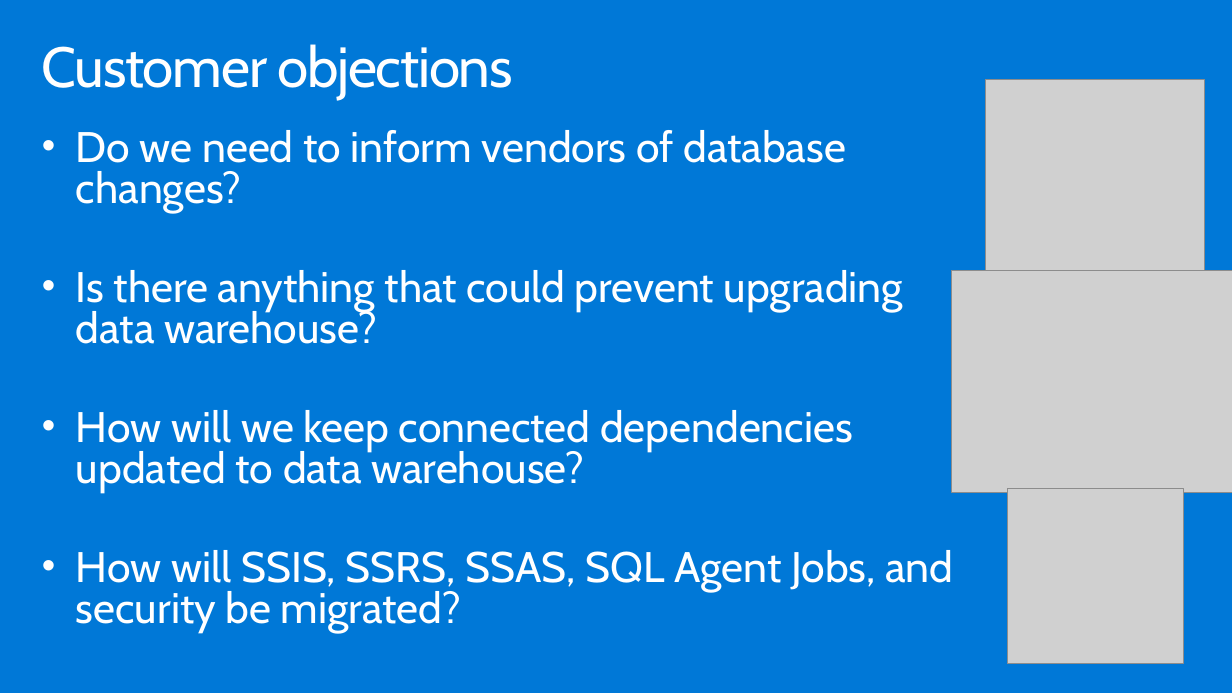
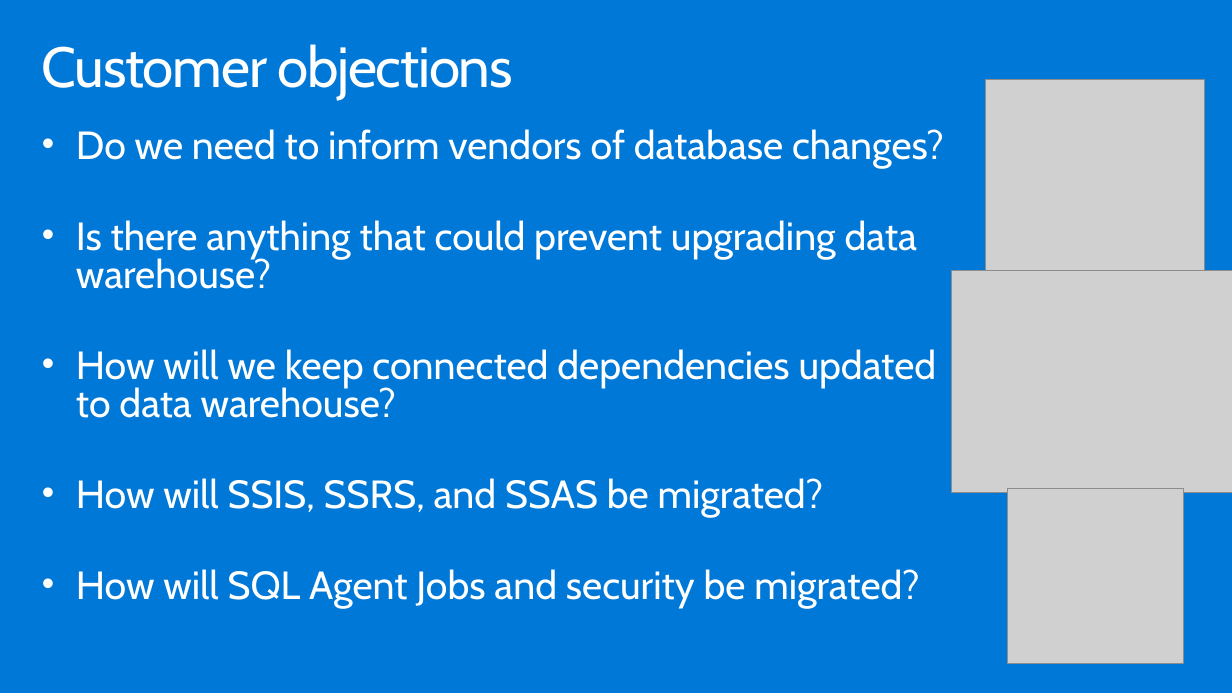
Before and after one commit to tejaswini972/MCW-Data-Platform-upgrade-and-migration, a slide deck: slide 10 of Whiteboard design session/WDS trainer presentation - Data platform upgrade and migration.pptx. Drawn at 1232x693 pixels with LibreOffice and Linux fonts; fonts in the diff are those of the drawing; grey boxes stand for pictures. Boxes give left, top, right and bottom in pixels: in the first picture for what was removed or moved away, otherwise in the second. Text is boxed around its words. In the diff, an @@ line names an element or a change of style, - is before the commit and + after.

```diff
--- a/Whiteboard design session/WDS trainer presentation - Data platform upgrade and migration.pptx
+++ b/Whiteboard design session/WDS trainer presentation - Data platform upgrade and migration.pptx
@@ text at (x1=76, y1=129, x2=944, y2=418): size 33.3 to 30.6 pt in "Do we need to inform vendors of ...", "Is there anything that could prevent upgrading ...", "How will we keep connected dependencies updated ..." @@
@@ text at (x1=76, y1=478, x2=919, y2=609): text changed; size 33.3 to 30.6 pt @@
-• How will SSIS, SSRS, SSAS, SQL Agent Jobs, and security be migrated?
+• How will SSIS, SSRS, and SSAS be migrated?
+• How will SQL Agent Jobs and security be migrated?
```
Also in this commit, not shown: 3 other slides changed, 1 other file.
